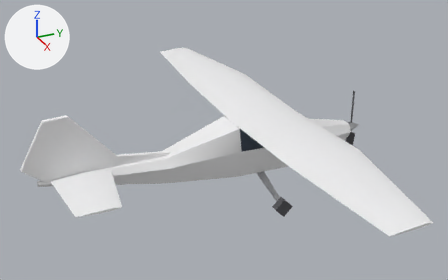
One commit to the glTF model planes/Cessna_172/agent_workspace/exports/Cessna_172_LOD2.glb: the scene before it, then after it.
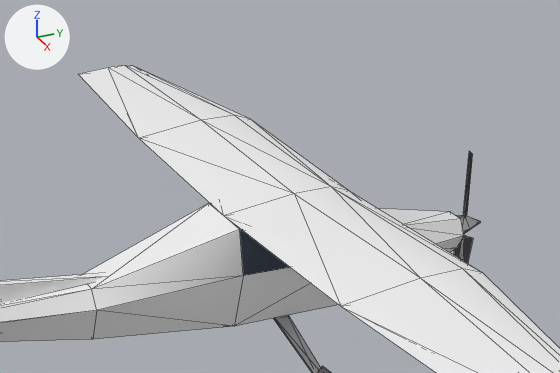
Each version is shown whole from a 50 mm camera at (11.9, -6.56, 7.49) aimed at (0.05, -1.23, 1.57), then close up on the part from 27% to 89% of the width and 5% to 71% of the height. The axes (+X, +Y, +Z) are drawn at upper left. The lights are the same throughout. The first two pictures are the older version. The close-ups show mesh edges as thin lines. Where no turn or scale is listed for an object, it has been applied to the vertices. Vertices at exactly the same position are counted once.

In view in the first close-up: 'Fuselage', 'LandingGear_Right', 'Propeller', 'Spinner', 'VerticalTail', 'Wing_Left', 'Wing_Right' and 1 more.
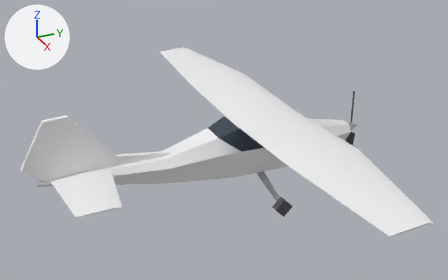
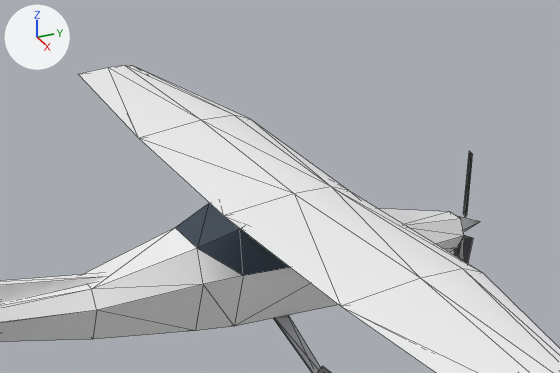
Location of each change, [x1, y1, x2, y2] in pixels of the close-ups (560 x 373 px):
'Spinner', reshaped: before [457, 215, 480, 234]; after [457, 216, 479, 232]
part 1 of me_fuselage, cut back: before [82, 203, 243, 339]; after [85, 203, 243, 339]

Diff of the bpy script that builds the scene:
```diff
--- a/planes/Cessna_172/agent_workspace/exports/Cessna_172_LOD2.glb.py
+++ b/planes/Cessna_172/agent_workspace/exports/Cessna_172_LOD2.glb.py
@@ me_fuselage @@
 # used by ob_fuselage; location = (0.0, 0.0, 0.0)
-me_fuselage.from_pydata(...)  # 36 vertices, 66 faces; spans x -0.53..0.53, y -5.43..2.17, z 0.67..1.99
+me_fuselage.from_pydata(...)  # 42 vertices, 80 faces; spans x -0.53..0.53, y -5.43..2.17, z 0.67..1.99
+# me_fuselage part 1
+# 12 faces are deleted
+# 6 vertices are added at (0.49, -1.48, 1.4), (0.31, -1.48, 1.77), (-0.31, -1.48, 1.77), (-0.49, -1.48, 1.4), (-0.26, -1.48, 0.71), (0.26, -1.48, 0.71)
+# 22 new faces join them, mat_c172_paint (white #f3f3f5)
+# 4 new faces join them, mat_c172_glass (dark blue #35404f)
 me_fuselage.materials.append(mat_c172_paint)
@@ me_spinner @@
 # used by ob_spinner; location = (0.0, 2.17, 1.25)
-me_spinner.from_pydata(...)  # 12 vertices, 20 faces; spans x -0.155..0.155, y 0.0..0.39, z -0.155..0.155
+me_spinner.from_pydata(...)  # 5 vertices, 4 faces; spans x -0.155..0.155, y 0.0..0.39, z -0.155..0.155
+# me_spinner part 2
+# 8 vertices are removed from x -0.135..0.135, y 0.14..0.39, z -0.135..0.135
+# 20 faces are deleted
+# 1 vertex is added at (0.0, 0.39, 0.0)
+# 4 new faces join them
 me_spinner.materials.append(mat_c172_metal)
```
